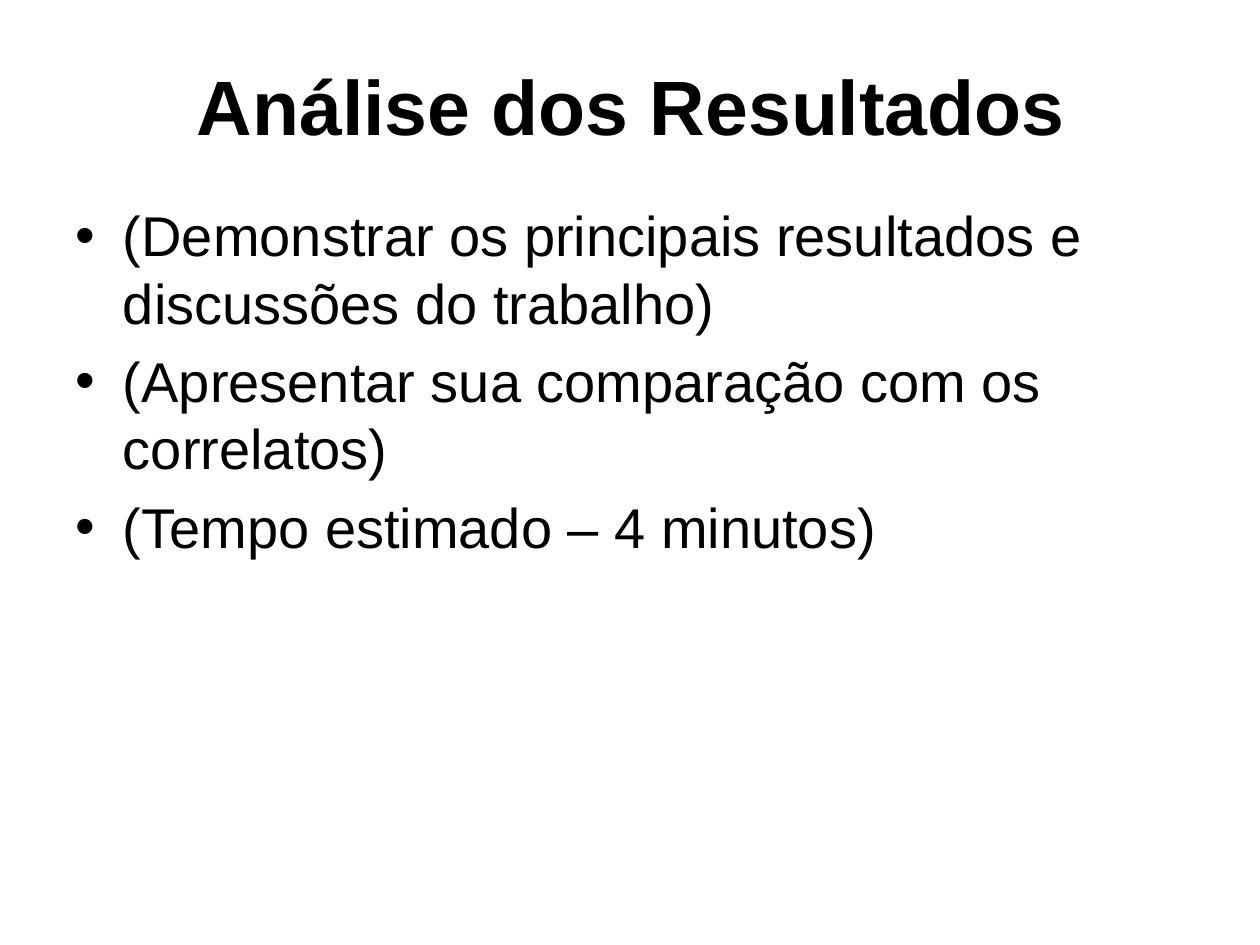
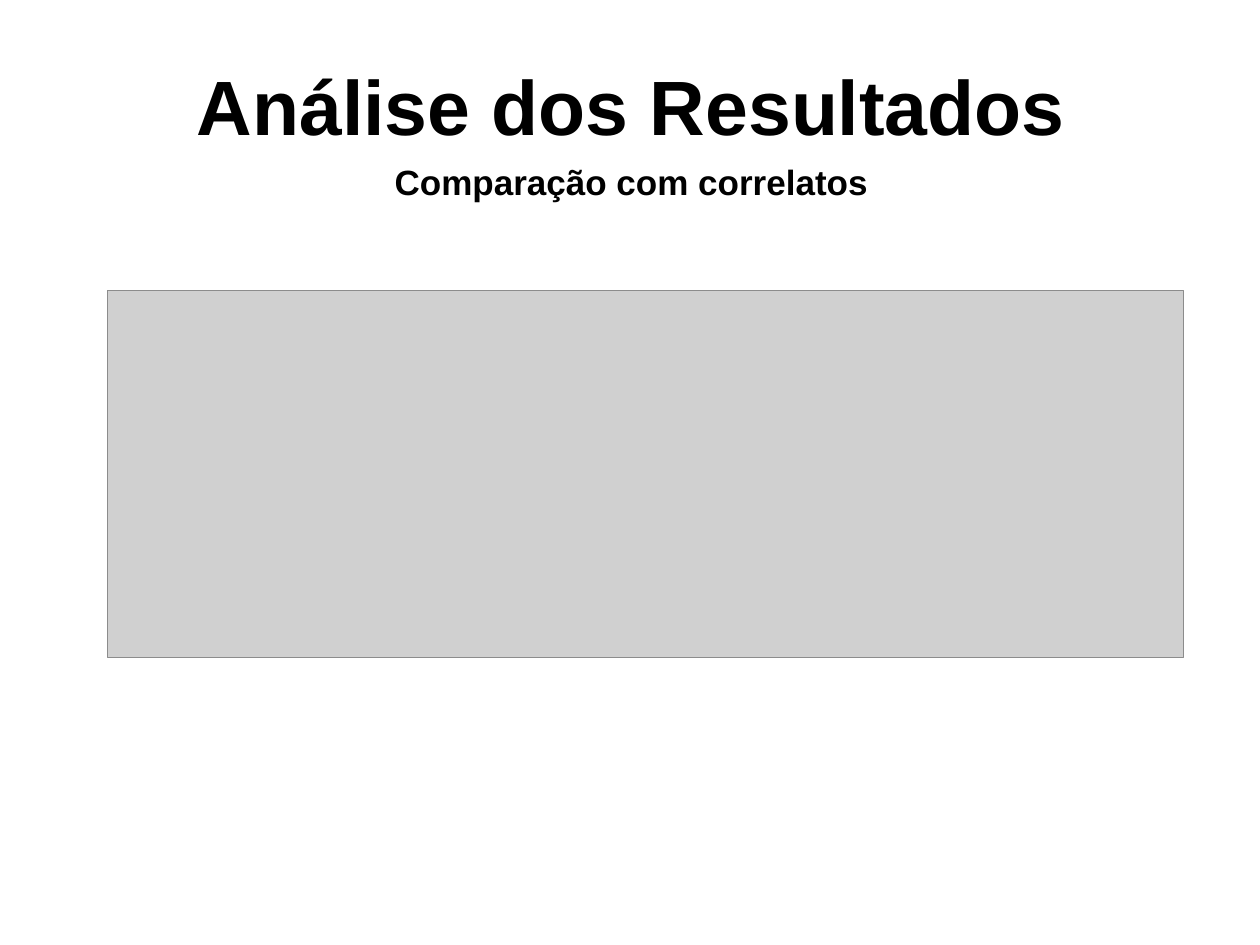
Before and after one commit to gcgfurb/tcc_JulioVicenteBrych, a slide deck: slide 21 of _julio/ApresentaçãoTCC-Julio_Vicente_Brych.pptx (slide 16 before the commit). Drawn at 1260x945 pixels with LibreOffice and Linux fonts; fonts in the diff are those of the drawing; grey boxes stand for pictures; background and template pictures are left out. Boxes give left, top, right and bottom in pixels: in the first picture for what was removed or moved away, otherwise in the second. Text is boxed around its words. In the diff, an @@ line names an element or a change of style, - is before the commit and + after.

```diff
--- a/_julio/ApresentaçãoTCC-Julio_Vicente_Brych.pptx
+++ b/_julio/ApresentaçãoTCC-Julio_Vicente_Brych.pptx
@@ text added at (395, 169, 867, 201), 20 pt, text #000000, bold @@
+Comparação com correlatos
@@ text removed at (123, 215, 1081, 559) @@
-• (Demonstrar os principais resultados e discussões do trabalho)
-• (Apresentar sua comparação com os correlatos)
-• (Tempo estimado – 4 minutos)
@@ picture added at (107, 290, 1183, 656) @@
```
Also in this commit, not shown: 9 other slides changed, 10 slides added, 3 slides removed.
